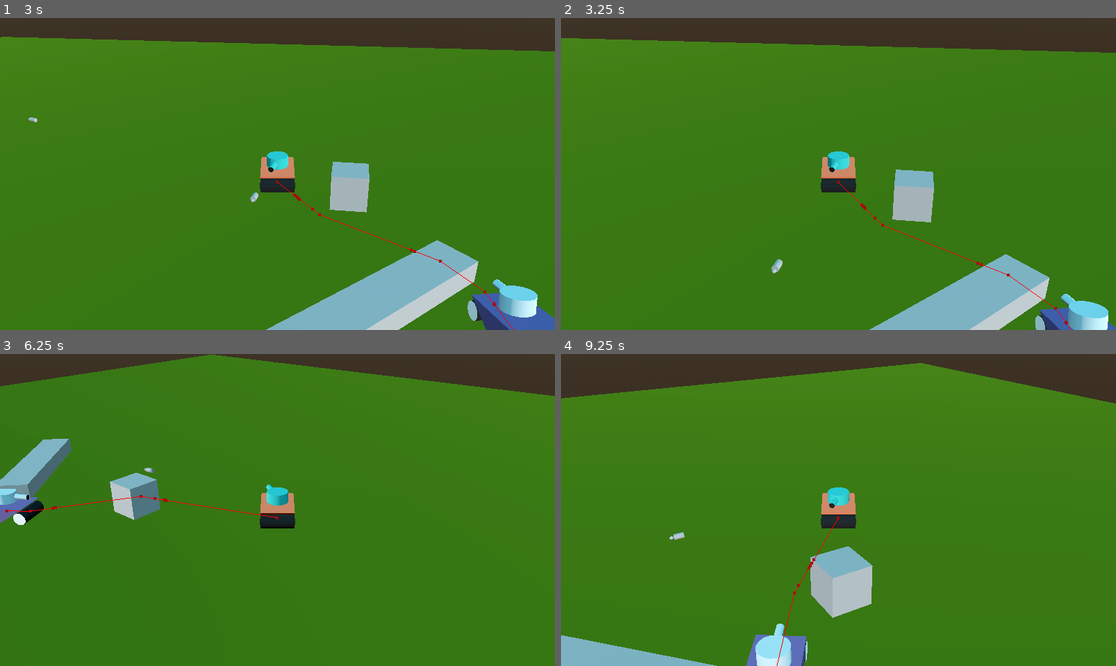
Above: before the commit, frames 1-4 (two rows, left to right).
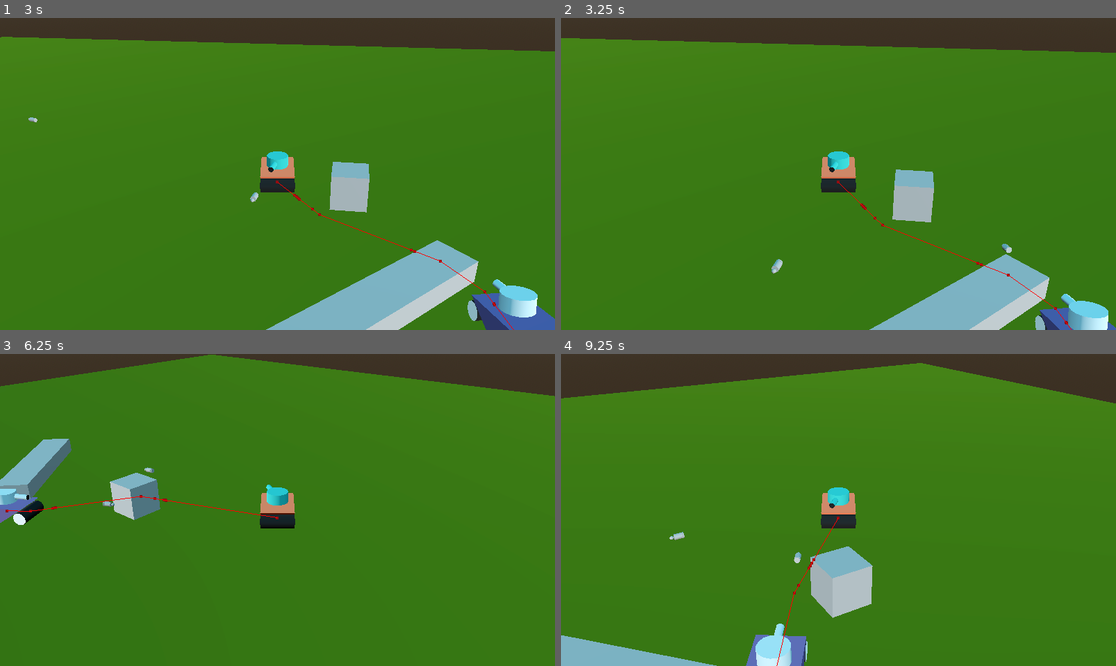
Above: after the commit, the same moments.

Repository: basavarajMHubli/GeoTanks
Game: Godot game, scene res://scenes/level_1.tscn
The game is run twice, just before and just after one commit, with the same random seed, the same clock (stepped at 60 frames per second) and the same inputs.
Inputs (mouse positions are in pixels of both pictures, inside the frame that each line leads up to):
- Up to frame 1 (3 s): move the mouse to (399, 158) at 0.52 s; hold D (turn_right) 0.53-1.28 s; click (399, 158) at 0.6 s; move the mouse to (166, 189) at 1.27 s; hold S (move_backward) 1.28-2.03 s; click (166, 189) at 1.35 s; move the mouse to (333, 105) at 2.02 s; hold D (turn_right) 2.03-2.78 s; click (333, 105) at 2.1 s; move the mouse to (249, 236) at 2.77 s; hold W (move_forward) from 2.78 s (still down); click (249, 236) at 2.85 s
- Up to frame 2 (3.25 s): keep holding W (move_forward)
- Up to frame 3 (6.25 s): move the mouse to (444, 556) at 3.52 s; release W (move_forward) at 3.53 s; hold A (turn_left) 3.53-5.03 s; click (444, 556) at 3.6 s; move the mouse to (111, 463) at 4.27 s; click (111, 463) at 4.35 s; move the mouse to (305, 510) at 5.02 s; hold S (move_backward) 5.03-5.78 s; click (305, 510) at 5.1 s; move the mouse to (194, 432) at 5.77 s; hold D (turn_right) from 5.78 s (still down); click (194, 432) at 5.85 s
- Up to frame 4 (9.25 s): move the mouse to (960, 494) at 6.52 s; release D (turn_right) at 6.53 s; hold W (move_forward) 6.53-7.28 s; click (960, 494) at 6.6 s; move the mouse to (727, 525) at 7.27 s; hold D (turn_right) 7.28-8.03 s; click (727, 525) at 7.35 s; move the mouse to (894, 441) at 8.02 s; hold S (move_backward) 8.03-8.78 s; click (894, 441) at 8.1 s; move the mouse to (810, 572) at 8.77 s; hold A (turn_left) from 8.78 s (still down); click (810, 572) at 8.85 s

Frame 1 is identical in both runs. In frame 2, less than 0.1% of the frame differs, in the area x 79-82%, y 72-76%; in frame 3, less than 0.1%; in frame 4, less than 0.1%.

Commit message:
Proto: Added periodic shell firing to enemey

Diff:
--- a/enemies/enemy_tank.gd
+++ b/enemies/enemy_tank.gd
@@ -3,7 +3,17 @@
 @onready var nav_agent = $NavigationAgent3D
 
 @export var move_speed = 1
+@export var fire_delay = 3.0
 
+var fire_timer = Timer.new()
+var shell_scene = preload("res://shells/shell.tscn")
+
+func _ready():
+	# Initialize timer for firing shell
+	add_child(fire_timer)
+	fire_timer.wait_time = fire_delay
+	fire_timer.connect("timeout", _on_fire_timer_timeout)
+	fire_timer.start()
 
 func _physics_process(delta):
 	# FIXME: target_desired_distance is not working in v4.1
@@ -28,3 +38,11 @@
 func _on_navigation_agent_3d_velocity_computed(safe_velocity):
 	velocity = velocity.move_toward(safe_velocity, 0.25)
 	move_and_slide()
+
+
+func _on_fire_timer_timeout():
+	print("Enemy firing")
+	var shell := shell_scene.instantiate()
+	shell.position = $turret/FirePoint.global_position
+	shell.rotation = $turret/FirePoint.global_rotation
+	owner.add_child(shell)
